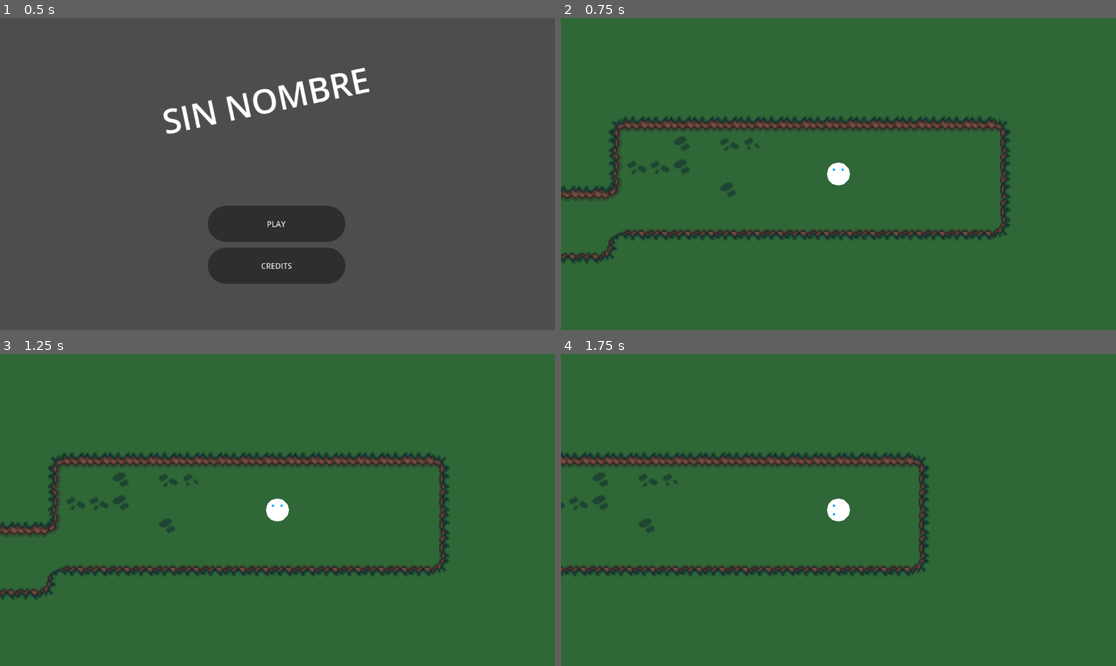
Above: before the commit, frames 1-4 (two rows, left to right).
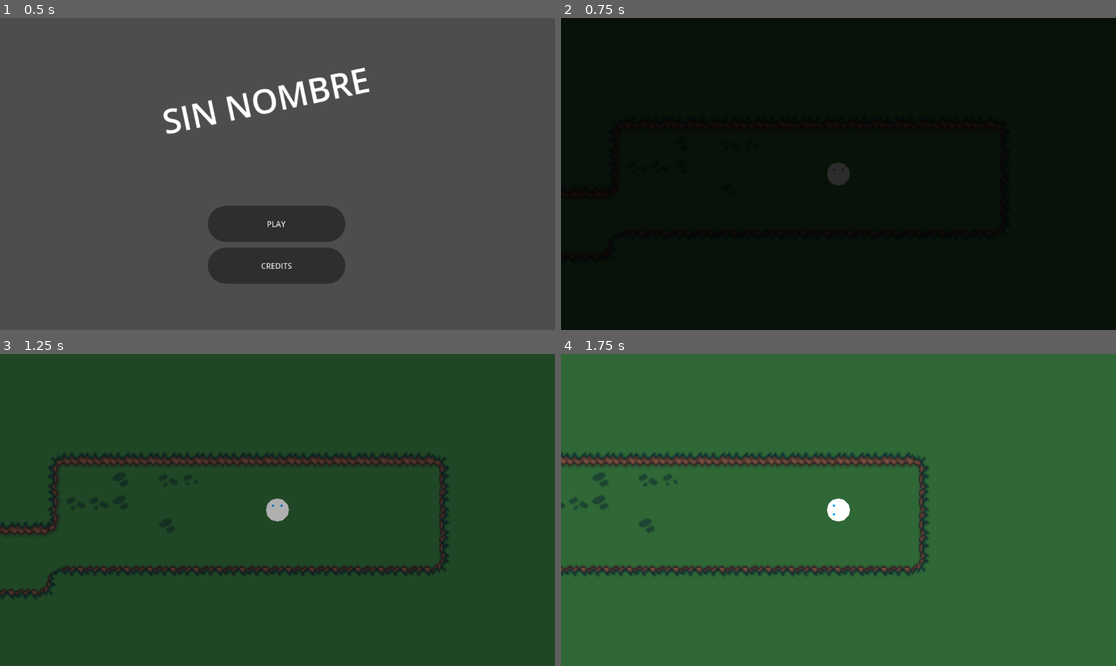
Above: after the commit, the same moments.

Repository: eliasescalante/GJ_godot_2026
Game: Godot game, scene res://src/scenes/world/intro/intro.tscn
The game is run twice, just before and just after one commit, with the same random seed, the same clock (stepped at 60 frames per second) and the same inputs. Sound files missing from this copy of the repository are replaced by a short silence.
Inputs:
- Up to frame 1 (0.5 s): no input
- Up to frame 2 (0.75 s): click "PLAY" at 0.5 s
- Up to frame 3 (1.25 s): no input
- Up to frame 4 (1.75 s): hold Right (ui_right) from 1.28 s (still down)

Frame 1 is identical in both runs. In frame 2, 100% of the frame differs, in the area x 0-100%, y 0-100%; in frame 3, 96%; in frame 4, nothing differs.

Commit message:
fade in y fade out

Diff:
--- a/src/scenes/world/Level1/level_1.tscn
+++ b/src/scenes/world/Level1/level_1.tscn
@@ -8,6 +8,58 @@
 
 [sub_resource type="CircleShape2D" id="CircleShape2D_ssvh6"]
 radius = 26.305893
+
+[sub_resource type="Animation" id="Animation_ynxqf"]
+resource_name = "FadeIn"
+tracks/0/type = "value"
+tracks/0/imported = false
+tracks/0/enabled = true
+tracks/0/path = NodePath("TextureRect:color")
+tracks/0/interp = 1
+tracks/0/loop_wrap = true
+tracks/0/keys = {
+"times": PackedFloat32Array(0, 0.96666664),
+"transitions": PackedFloat32Array(1, 1),
+"update": 0,
+"values": [Color(0, 0, 0, 1), Color(0, 0, 0, 0)]
+}
+
+[sub_resource type="Animation" id="Animation_1cqdc"]
+resource_name = "FadeOut"
+tracks/0/type = "value"
+tracks/0/imported = false
+tracks/0/enabled = true
+tracks/0/path = NodePath("TextureRect:color")
+tracks/0/interp = 1
+tracks/0/loop_wrap = true
+tracks/0/keys = {
+"times": PackedFloat32Array(0, 1),
+"transitions": PackedFloat32Array(1, 1),
+"update": 0,
+"values": [Color(0, 0, 0, 0), Color(0, 0, 0, 1)]
+}
+
+[sub_resource type="Animation" id="Animation_2unqj"]
+length = 0.001
+tracks/0/type = "value"
+tracks/0/imported = false
+tracks/0/enabled = true
+tracks/0/path = NodePath("TextureRect:color")
+tracks/0/interp = 1
+tracks/0/loop_wrap = true
+tracks/0/keys = {
+"times": PackedFloat32Array(0),
+"transitions": PackedFloat32Array(1),
+"update": 0,
+"values": [Color(0, 0, 0, 1)]
+}
+
+[sub_resource type="AnimationLibrary" id="AnimationLibrary_5orl0"]
+_data = {
+&"FadeIn": SubResource("Animation_ynxqf"),
+&"FadeOut": SubResource("Animation_1cqdc"),
+&"RESET": SubResource("Animation_2unqj")
+}
 
 [node name="Level1" type="Node2D" unique_id=2122621395]
 self_modulate = Color(18.876, 18.876, 18.876, 1)
@@ -52,4 +104,18 @@
 position = Vector2(340, 347)
 shape = SubResource("CircleShape2D_ssvh6")
 
+[node name="FadeIN" type="CanvasLayer" parent="." unique_id=428703397]
+
+[node name="TextureRect" type="ColorRect" parent="FadeIN" unique_id=1412292193]
+anchors_preset = 15
+anchor_right = 1.0
+anchor_bottom = 1.0
+grow_horizontal = 2
+grow_vertical = 2
+color = Color(0, 0, 0, 1)
+
+[node name="AnimationPlayer" type="AnimationPlayer" parent="FadeIN" unique_id=1222186539]
+libraries/ = SubResource("AnimationLibrary_5orl0")
+autoplay = &"FadeIn"
+
 [connection signal="body_entered" from="Salida" to="." method="_on_area_2d_body_entered"]
--- a/src/scenes/world/Level2/Level2.tscn
+++ b/src/scenes/world/Level2/Level2.tscn
@@ -7,6 +7,58 @@
 
 [sub_resource type="CircleShape2D" id="CircleShape2D_dkyom"]
 radius = 61.03278
+
+[sub_resource type="Animation" id="Animation_ynxqf"]
+resource_name = "FadeIn"
+tracks/0/type = "value"
+tracks/0/imported = false
+tracks/0/enabled = true
+tracks/0/path = NodePath("TextureRect:color")
+tracks/0/interp = 1
+tracks/0/loop_wrap = true
+tracks/0/keys = {
+"times": PackedFloat32Array(0, 0.96666664),
+"transitions": PackedFloat32Array(1, 1),
+"update": 0,
+"values": [Color(0, 0, 0, 1), Color(0, 0, 0, 0)]
+}
+
+[sub_resource type="Animation" id="Animation_1cqdc"]
+resource_name = "FadeOut"
+tracks/0/type = "value"
+tracks/0/imported = false
+tracks/0/enabled = true
+tracks/0/path = NodePath("TextureRect:color")
+tracks/0/interp = 1
+tracks/0/loop_wrap = true
+tracks/0/keys = {
+"times": PackedFloat32Array(0, 1),
+"transitions": PackedFloat32Array(1, 1),
+"update": 0,
+"values": [Color(0, 0, 0, 0), Color(0, 0, 0, 1)]
+}
+
+[sub_resource type="Animation" id="Animation_2unqj"]
+length = 0.001
+tracks/0/type = "value"
+tracks/0/imported = false
+tracks/0/enabled = true
+tracks/0/path = NodePath("TextureRect:color")
+tracks/0/interp = 1
+tracks/0/loop_wrap = true
+tracks/0/keys = {
+"times": PackedFloat32Array(0),
+"transitions": PackedFloat32Array(1),
+"update": 0,
+"values": [Color(0, 0, 0, 1)]
+}
+
+[sub_resource type="AnimationLibrary" id="AnimationLibrary_dkyom"]
+_data = {
+&"FadeIn": SubResource("Animation_ynxqf"),
+&"FadeOut": SubResource("Animation_1cqdc"),
+&"RESET": SubResource("Animation_2unqj")
+}
 
 [node name="Level2" type="Node2D" unique_id=472477036]
 script = ExtResource("1_dkyom")
@@ -39,4 +91,18 @@
 position = Vector2(97, 91)
 shape = SubResource("CircleShape2D_dkyom")
 
+[node name="FadeIN" type="CanvasLayer" parent="." unique_id=834992530]
+
+[node name="TextureRect" type="ColorRect" parent="FadeIN" unique_id=495787663]
+anchors_preset = 15
+anchor_right = 1.0
+anchor_bottom = 1.0
+grow_horizontal = 2
+grow_vertical = 2
+color = Color(0, 0, 0, 1)
+
+[node name="AnimationPlayer" type="AnimationPlayer" parent="FadeIN" unique_id=31019419]
+libraries/ = SubResource("AnimationLibrary_dkyom")
+autoplay = &"FadeIn"
+
 [connection signal="body_entered" from="MeDuermo" to="." method="_on_me_duermo_body_entered"]
